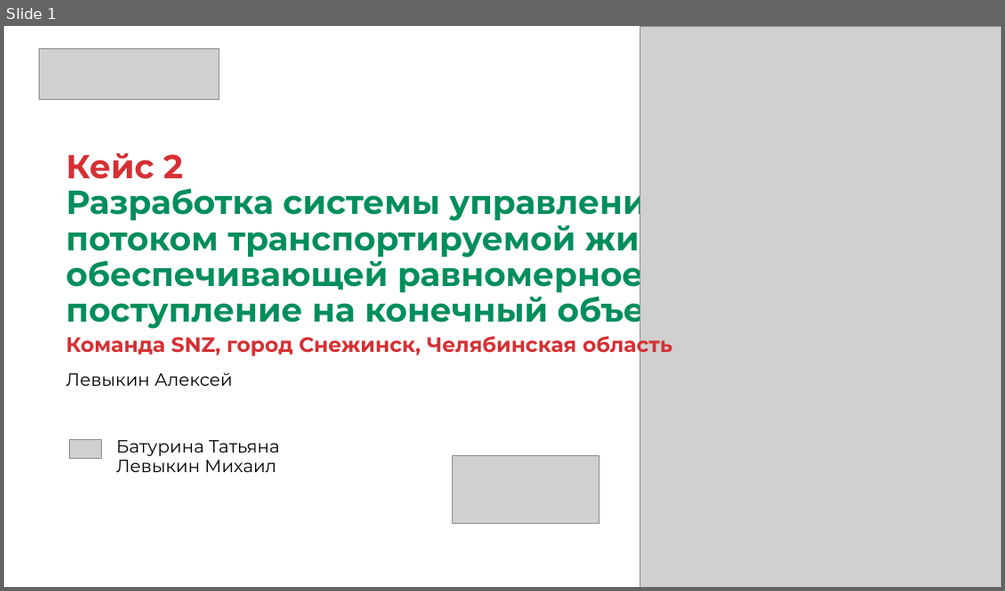
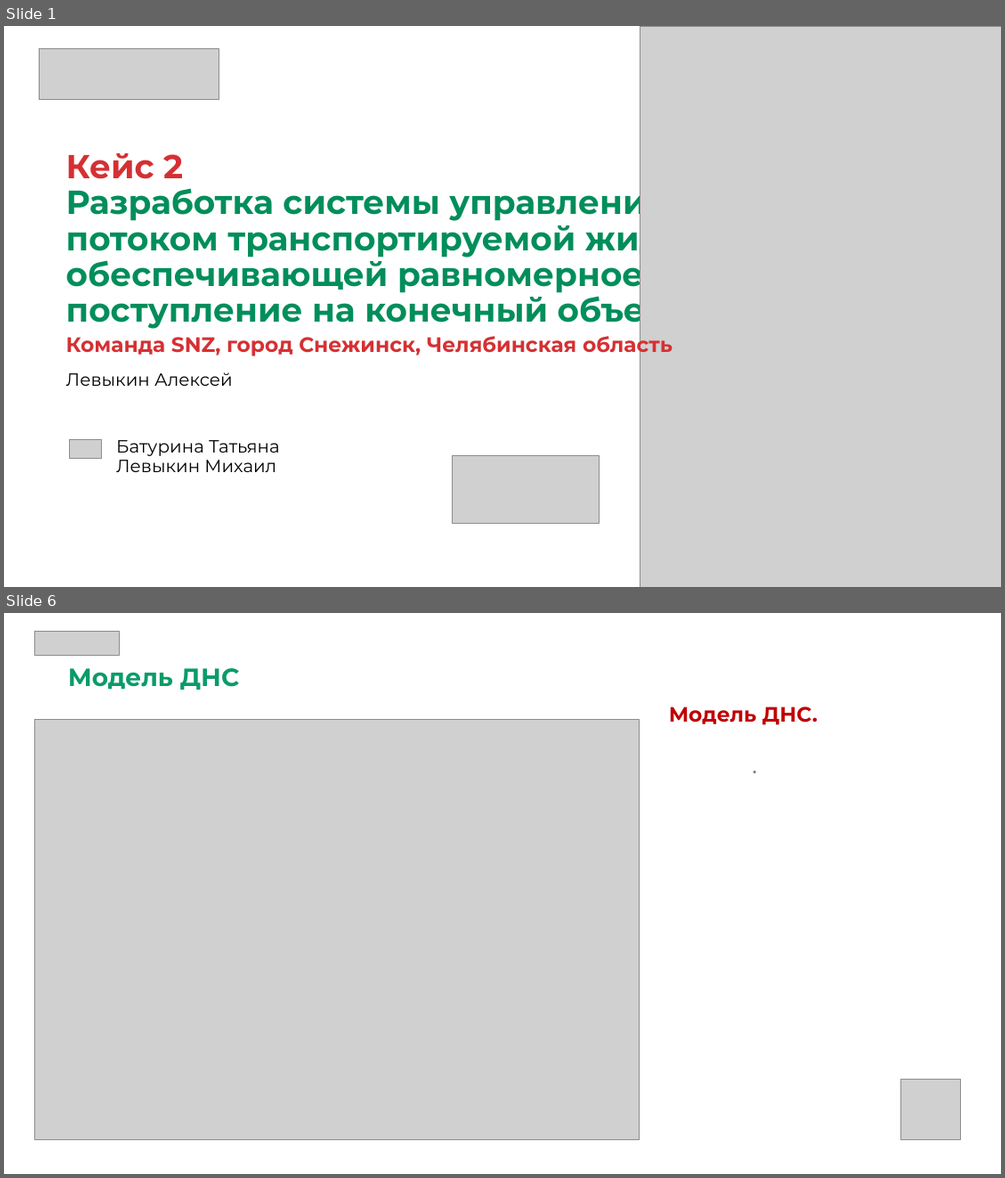
Before and after one commit to AlLevykin/techstorm, a slide deck: Презентация/Кейс2-SNZ-Левыкин.pptx. Shown one above the other, each under a label of ours: slide 1 before the commit, slides 1 and 6 after it; the slides between them are not shown. The pictures are 1005x591 and 1005x1178 pixels, drawn with LibreOffice and Linux fonts; fonts in the diff are those of the drawing; grey boxes stand for pictures. Boxes give left, top, right and bottom in pixels: in the first picture for what was removed or moved away, otherwise in the second. Text is boxed around its words. In the diff, an @@ line names an element or a change of style, - is before the commit and + after.

```diff
--- a/Презентация/Кейс2-SNZ-Левыкин.pptx
+++ b/Презентация/Кейс2-SNZ-Левыкин.pptx
@@ slide 6 added at [4, 613, 1001, 1174], background #FFFFFF @@
@@ picture added at [34, 631, 120, 656] @@
@@ text added at [68, 668, 239, 690], 24 pt, text #0A9B69, bold @@
+Модель ДНС
@@ picture added at [34, 719, 639, 1140] @@
@@ text added at [669, 706, 817, 725], 20 pt, text #C00000, bold @@
+Модель ДНС.
@@ text added at [745, 754, 961, 892], 14 pt, text #808080, bold @@
+.
@@ picture added at [900, 1079, 961, 1140] @@
```
Also in this commit, not shown: 3 slides changed, 2 other slides added, 1 slide removed, 5 other files.
